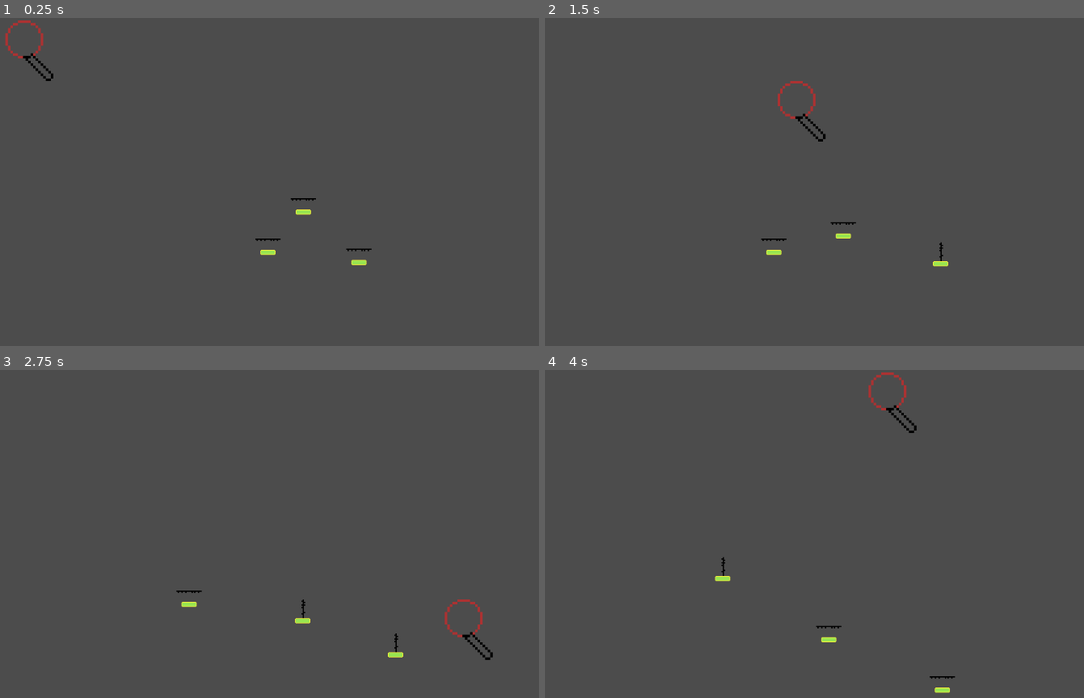
Above: before the commit, frames 1-4 (two rows, left to right).
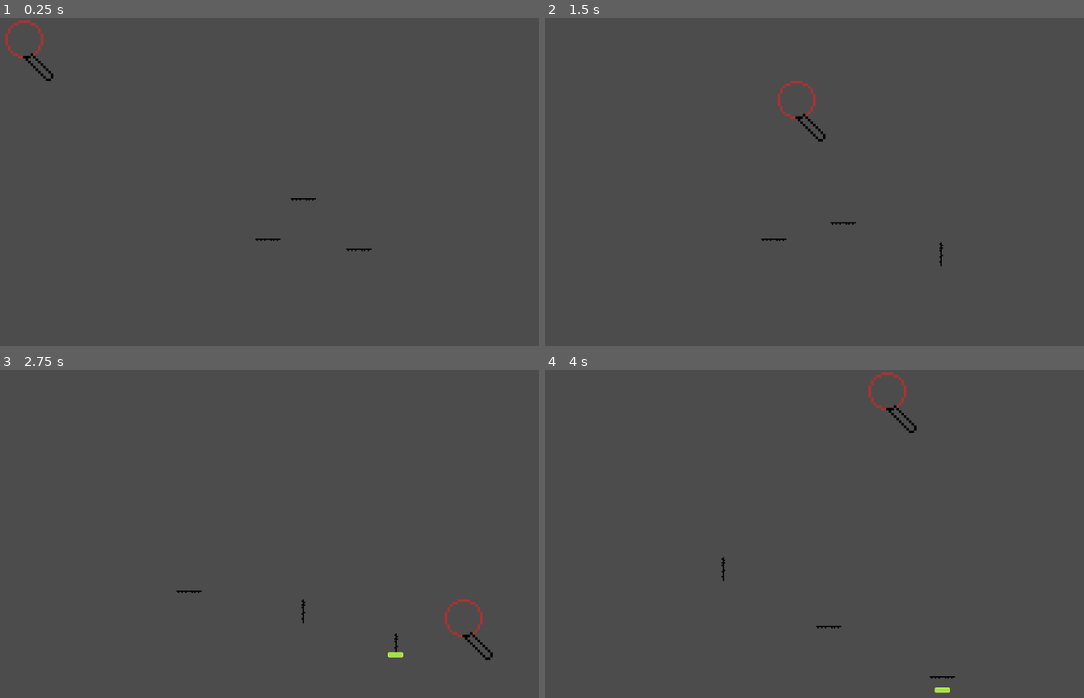
Above: after the commit, the same moments.

Repository: loudercake/ant
Game: Godot game, scene res://level1.tscn
The game is run twice, just before and just after one commit, with the same random seed, the same clock (stepped at 60 frames per second) and the same inputs.
Inputs:
- Up to frame 1 (0.25 s): no input
- Up to frame 2 (1.5 s): hold Right (ui_right) 0.53-1.28 s; tap Shift (a) at 0.6, 1.35 s; hold Down (ui_down) from 1.28 s (still down)
- Up to frame 3 (2.75 s): release Down (ui_down) at 2.03 s; hold Right (ui_right) from 2.03 s (still down); tap Shift (a) at 2.1 s
- Up to frame 4 (4 s): release Right (ui_right) at 2.78 s; hold Up (ui_up) 2.78-3.53 s; tap Shift (a) at 2.85, 3.6 s; hold Left (ui_left) from 3.53 s (still down)

The runs differ from the first frame. In frame 1, 0.1% of the frame differs, in the area x 48-69%, y 58-76%; in frame 2, 0.1%; in frame 3, 0.1%; in frame 4, 0.1%.

Commit message:
hide healthbar if ant is at max life

Diff:
--- a/stats.gd
+++ b/stats.gd
@@ -15,6 +15,7 @@
 	timer.connect("timeout",self,"timeouteh")
 
 func _process(delta):
+	print(health)
 	if is_health_lose == true:
 		health -= losehp
 		emit_signal("health_update",health)
--- a/ui/TextureProgress.gd
+++ b/ui/TextureProgress.gd
@@ -4,12 +4,18 @@
 signal init
 
 func _ready():
-	visible = true
-
+	value = max_value
+	visible = false
+func _process(delta):
+	if value != max_value:
+		visible = true
+	else:
+		visible = false
 
 
 
 
 
 func _on_stats_health_update(healf):
+	visible = true
 	value = healf
